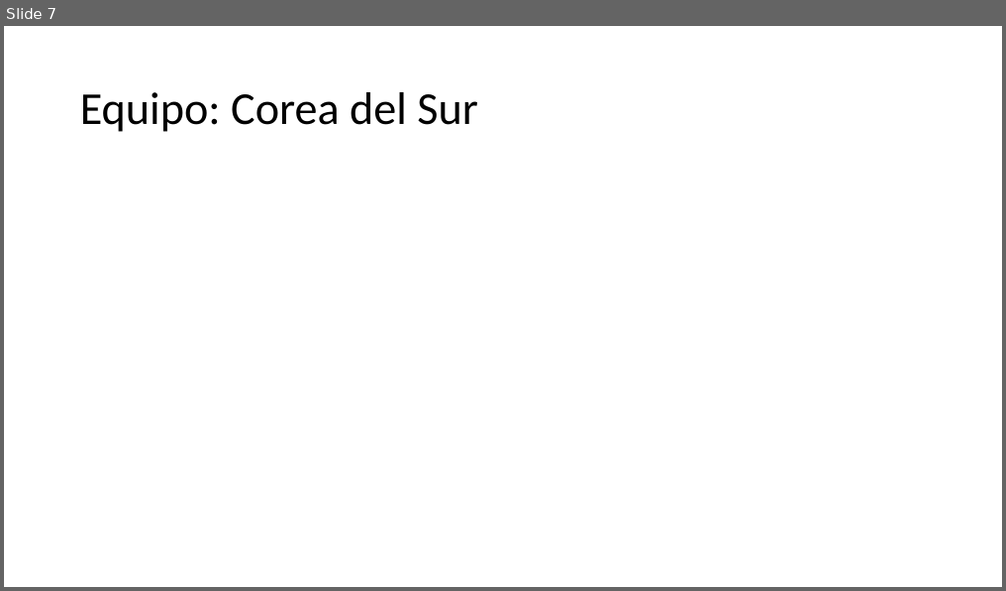
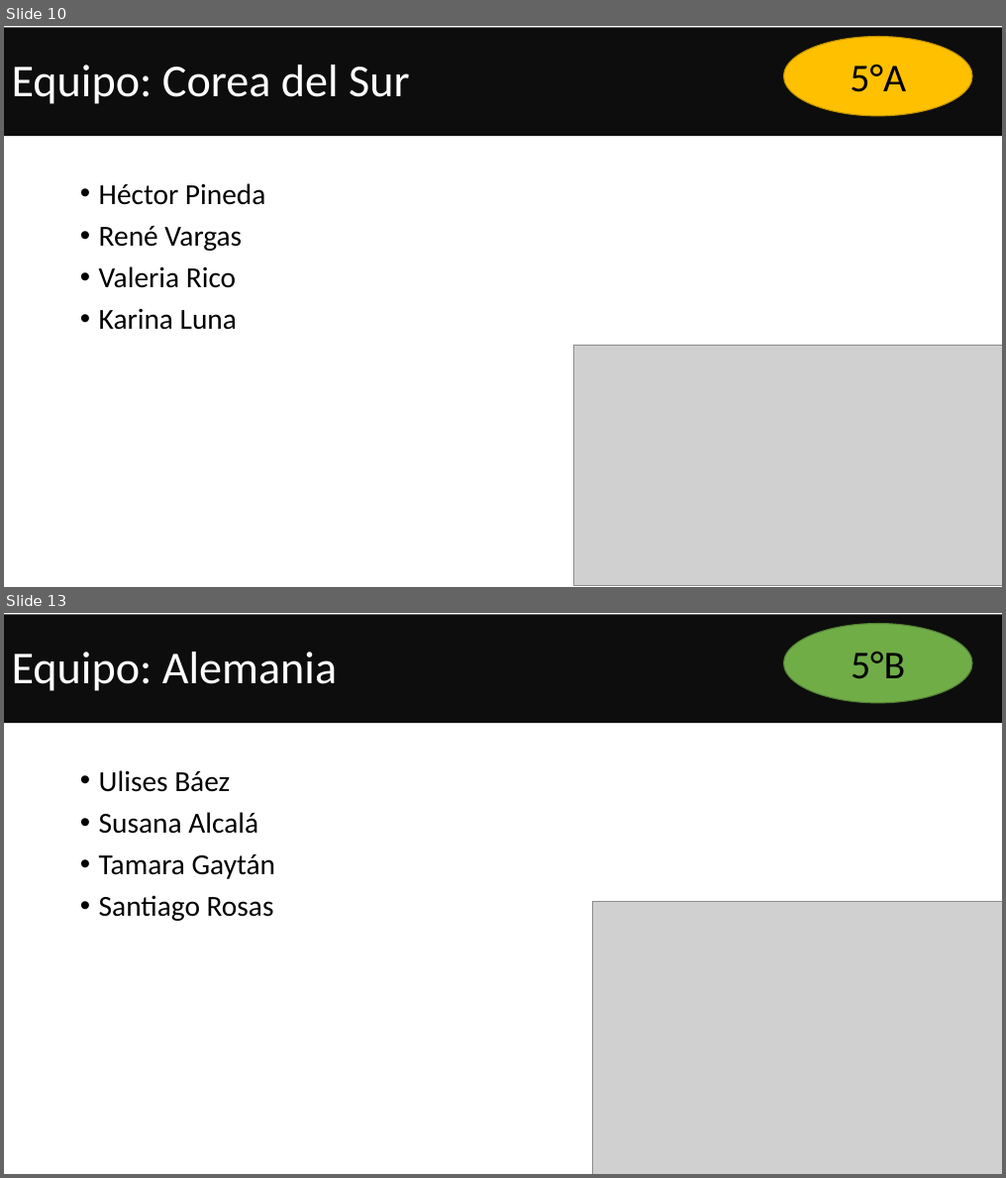
Before and after one commit to Adrifelcha/afchavez-019, a slide deck: JeanPiaget/2019-2020/Presentaciones/Quinto/ActividadContingencia.pptx. Shown one above the other, each under a label of ours: slide 7 before the commit, slides 10 and 13 after it; the slides between them are not shown. The pictures are 1006x591 and 1006x1178 pixels, drawn with LibreOffice and Linux fonts; fonts in the diff are those of the drawing; grey boxes stand for pictures. Boxes give left, top, right and bottom in pixels: in the first picture for what was removed or moved away, otherwise in the second. Text is boxed around its words. In the diff, an @@ line names an element or a change of style, - is before the commit and + after.

```diff
--- a/JeanPiaget/2019-2020/Presentaciones/Quinto/ActividadContingencia.pptx
+++ b/JeanPiaget/2019-2020/Presentaciones/Quinto/ActividadContingencia.pptx
@@ slide 13 added at (4,613,1002,1174), background #FFFFFF @@
@@ rectangle added at (4,615,1002,723), fill #0D0D0D, 44 pt, text #FFFFFF @@
+Equipo: Alemania
@@ ellipse added at (784,624,973,703), fill #70AD47, outline #538035 1 pt, 38 pt, text #000000 @@
+5°B
@@ title added at (12,652,337,691), 44 pt, text #000000 @@
+Equipo: Alemania
@@ text added at (99,770,275,921), 28 pt, text #000000 @@
+• Ulises Báez
+• Susana Alcalá
+• Tamara Gaytán
+• Santiago Rosas
@@ picture added at (593,902,1002,1174) @@
@@ what was slide 7 is now slide 10 @@
@@ slide 10 changed as well @@
@@ rectangle added at (4,28,1002,136), fill #0D0D0D, 44 pt, text #FFFFFF @@
+Equipo: Corea del Sur
@@ ellipse added at (784,37,973,116), fill #FFC000, outline #BD8E00 1 pt, 38 pt, text #000000 @@
+5°A
@@ text added at (99,183,265,330), 28 pt, text #000000 @@
+• Héctor Pineda
+• René Vargas
+• Valeria Rico
+• Karina Luna
@@ picture added at (573,345,1002,586) @@
```
Also in this commit, not shown: 2 other slides changed, 11 other slides added, 9 slides removed, 2 other files.
